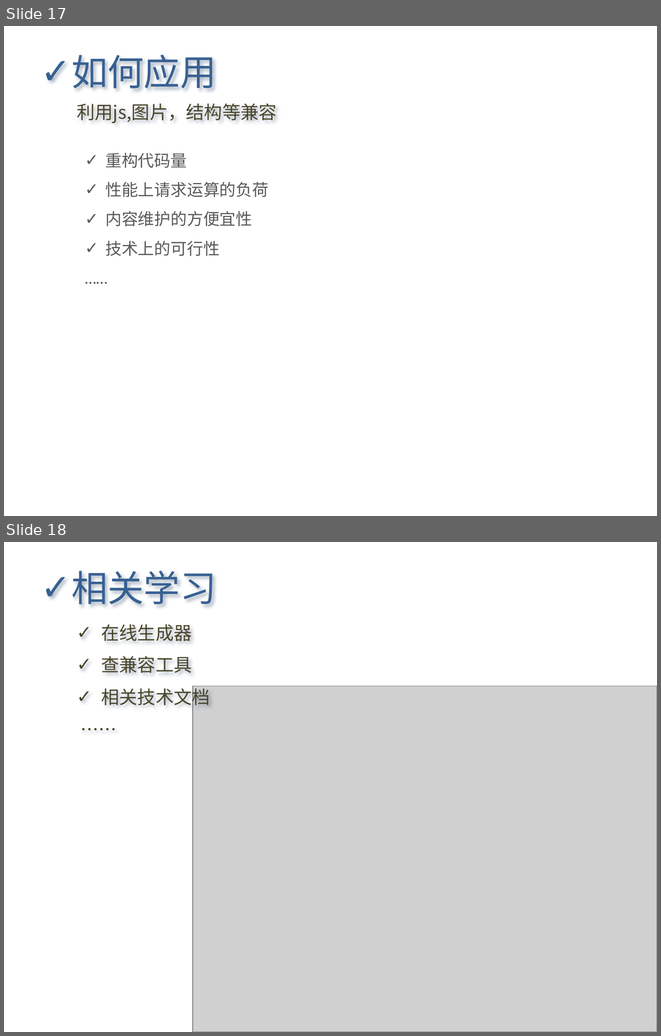
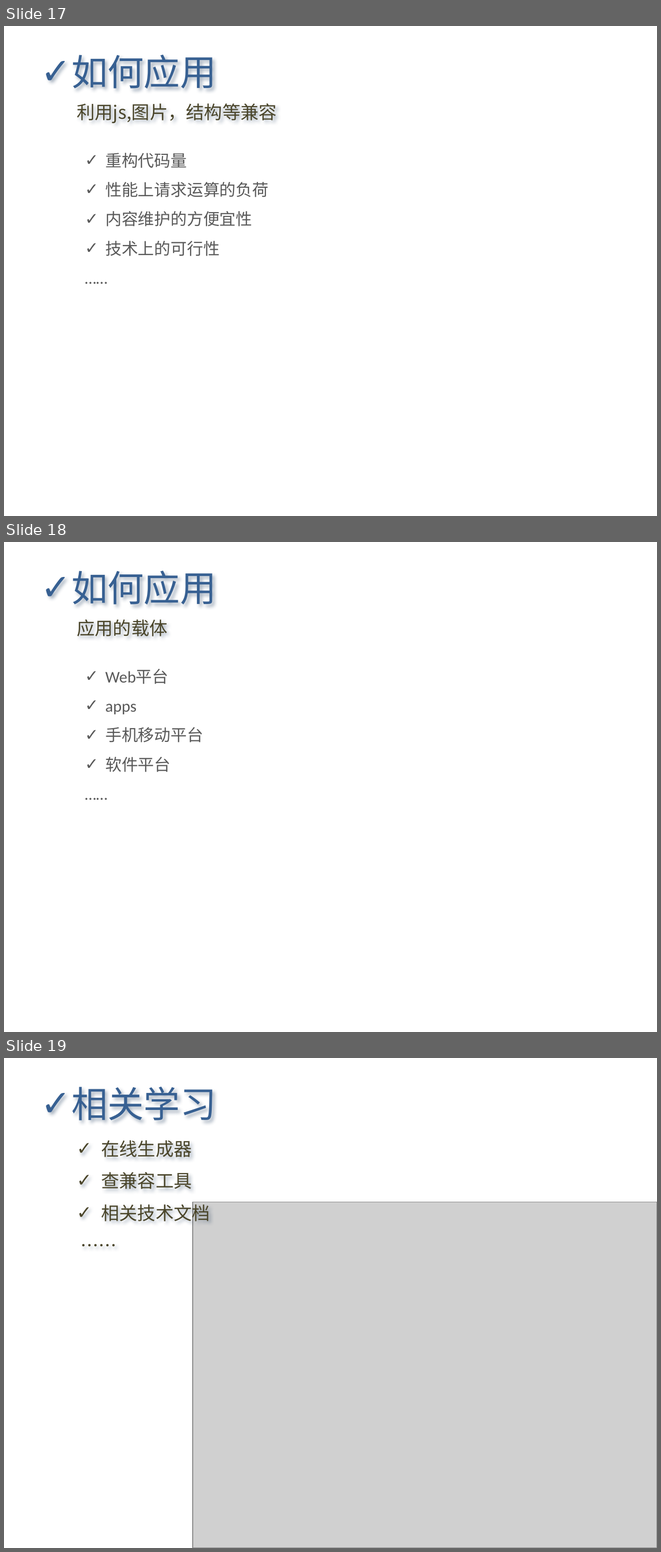
Before and after one commit to Letractively/feng33, a slide deck: ppt/css3知多少2011-06-23.pptx. Shown one above the other, each under a label of ours: slides 17 and 18 before the commit, slides 17, 18 and 19 after it. The pictures are 661x1036 and 661x1552 pixels, drawn with LibreOffice and Linux fonts; fonts in the diff are those of the drawing; grey boxes stand for pictures. Boxes give left, top, right and bottom in pixels: in the first picture for what was removed or moved away, otherwise in the second. Text is boxed around its words. In the diff, an @@ line names an element or a change of style, - is before the commit and + after.

```diff
--- a/ppt/css3知多少2011-06-23.pptx
+++ b/ppt/css3知多少2011-06-23.pptx
@@ slide 18 added at (x1=4, y1=542, x2=657, y2=1032), background #FFFFFF @@
@@ text added at (x1=71, y1=571, x2=217, y2=605), 40 pt, text #376092 @@
+✓ 如何应用
@@ text added at (x1=77, y1=619, x2=167, y2=636), 20 pt, text #4A452A @@
+应用的载体
@@ text added at (x1=105, y1=669, x2=203, y2=772), 18 pt, text #595959 @@
+✓ Web平台
+✓ apps
+✓ 手机移动平台
+✓ 软件平台
+……
@@ what was slide 18 is now slide 19 @@
```
Also in this commit, not shown: 1 slide changed.
